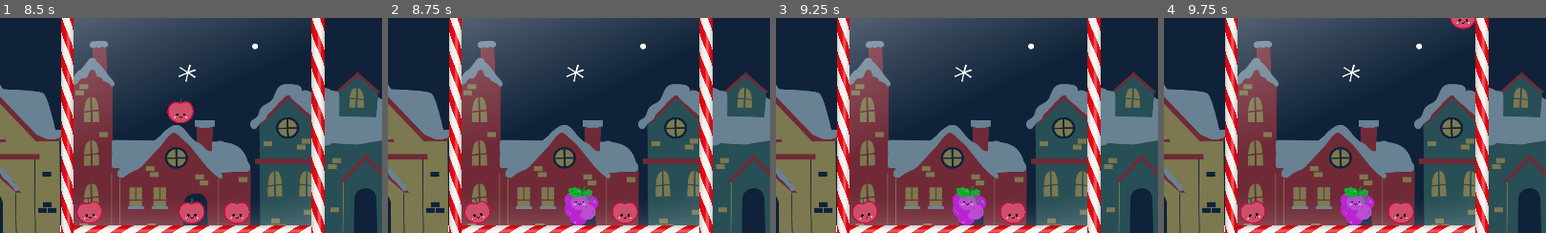
Above: before the commit, frames 1-4 (left to right).
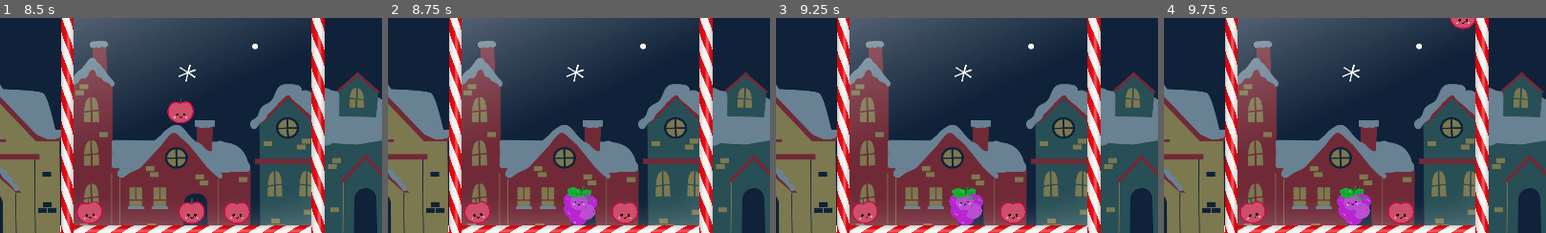
Above: after the commit, the same moments.

Repository: JackFromSchool/SuikaGameBetterEdition
Game: Godot game, scene res://scenes/main.tscn
The game is run twice, just before and just after one commit, with the same random seed, the same clock (stepped at 60 frames per second) and the same inputs.
Inputs:
- Up to frame 1 (8.5 s): click "START" at 0.5 s; tap Enter at 1.25, 2.75 s; hold Right (right) 1.28-2.03 s; hold Down (drop) 1.28-2.03 s; tap Space at 2, 3.5 s; hold Left (left) 2.03-2.78 s; tap Down (drop) every 1.5 s from 2.1 to 8.1 s; hold Down (drop) 2.78-3.53 s; hold Right (right) 2.78-4.28 s; hold Down (drop) 4.28-5.03 s; hold Left (left) 4.28-6.53 s; hold Down (drop) 5.78-6.53 s; hold Right (right) from 6.53 s (still down); hold Down (drop) 7.28-8.03 s
- Up to frame 2 (8.75 s): keep holding Right (right)
- Up to frame 3 (9.25 s): release Right (right) at 8.78 s; hold Left (left) from 8.78 s (still down); hold Down (drop) from 8.78 s (still down)
- Up to frame 4 (9.75 s): keep holding Left (left); release Down (drop) at 9.53 s; tap Down (drop) at 9.6 s
The pictures show only the part of the screen within x 20-70%, y 42-92%; the shares and areas given below are measured in that part.

Frame 1 is identical in both runs. In frame 2, 0.2% of the frame differs, in the area x 46-55%, y 78-97%; in frame 3, 0.5%; in frame 4, 0.5%, in the area x 45-55%, y 77-97%.

Commit message:
almost final

Diff:
--- a/scenes/fruits/apple(4).tscn
+++ b/scenes/fruits/apple(4).tscn
@@ -1,11 +1,8 @@
-[gd_scene load_steps=5 format=3 uid="uid://b3fsm42nojkpi"]
+[gd_scene load_steps=4 format=3 uid="uid://b3fsm42nojkpi"]
 
 [ext_resource type="Script" path="res://scripts/ball.gd" id="1_tdg3j"]
 [ext_resource type="Texture2D" uid="uid://d1dncfjh8bv0k" path="res://assets/fruits/4.png" id="2_43k04"]
 [ext_resource type="PackedScene" uid="uid://bokqje1j7blkh" path="res://scenes/fruits/pear(5).tscn" id="2_qpnks"]
-
-[sub_resource type="CircleShape2D" id="CircleShape2D_labvx"]
-radius = 27.0046
 
 [node name="Fruit" type="RigidBody2D" groups=["SpawnedFruit"]]
 max_contacts_reported = 10
@@ -13,14 +10,13 @@
 script = ExtResource("1_tdg3j")
 FruitScene = ExtResource("2_qpnks")
 
-[node name="CollisionShape2D" type="CollisionShape2D" parent="."]
-position = Vector2(1, 0)
-scale = Vector2(4, 4)
-shape = SubResource("CircleShape2D_labvx")
-
 [node name="Sprite2D" type="Sprite2D" parent="." groups=["SpawnedFruit"]]
 position = Vector2(0, -7)
 scale = Vector2(0.432187, 0.441687)
 texture = ExtResource("2_43k04")
 
+[node name="CollisionPolygon2D" type="CollisionPolygon2D" parent="."]
+position = Vector2(76, -74)
+polygon = PackedVector2Array(17, -18, -28, -29, -63, -21, -77, -38, -89, -36, -78, 5, -148, 12, -169, 37, -172, 103, -130, 162, -110, 172, -78, 164, -41, 170, 13, 133, 31, 84, 26, 44, 9, 20)
+
 [connection signal="body_entered" from="." to="." method="_on_body_entered"]
--- a/scenes/fruits/cantelope(8).tscn
+++ b/scenes/fruits/cantelope(8).tscn
@@ -1,24 +1,20 @@
-[gd_scene load_steps=4 format=3 uid="uid://bdby85wgyfvws"]
+[gd_scene load_steps=3 format=3 uid="uid://bdby85wgyfvws"]
 
 [ext_resource type="Script" path="res://scripts/ball.gd" id="1_ie8hl"]
 [ext_resource type="Texture2D" uid="uid://87afh608psg2" path="res://assets/fruits/8.png" id="2_puuwj"]
-
-[sub_resource type="CircleShape2D" id="CircleShape2D_labvx"]
-radius = 20.2502
 
 [node name="Fruit" type="RigidBody2D" groups=["SpawnedFruit"]]
 max_contacts_reported = 10
 contact_monitor = true
 script = ExtResource("1_ie8hl")
 
-[node name="CollisionShape2D" type="CollisionShape2D" parent="."]
-position = Vector2(0, 3)
-scale = Vector2(12, 12)
-shape = SubResource("CircleShape2D_labvx")
-
 [node name="Sprite2D" type="Sprite2D" parent="." groups=["SpawnedFruit"]]
 position = Vector2(4, -24)
 scale = Vector2(1.0205, 1.0385)
 texture = ExtResource("2_puuwj")
 
+[node name="CollisionPolygon2D" type="CollisionPolygon2D" parent="."]
+position = Vector2(-125, -265)
+polygon = PackedVector2Array(12, -1, 18, 5, 53, 38, 115, 58, 172, 51, 225, 18, 259, -18, 274, -10, 276, 16, 271, 29, 231, 65, 206, 75, 283, 122, 334, 194, 352, 251, 352, 315, 327, 380, 301, 416, 260, 454, 173, 493, 131, 494, 75, 485, 21, 468, -29, 431, -64, 388, -86, 332, -93, 254, -70, 173, -33, 126, 58, 74, 14, 54, -12, 20, -3, -2)
+
 [connection signal="body_entered" from="." to="." method="_on_body_entered"]
--- a/scenes/fruits/grapes(2).tscn
+++ b/scenes/fruits/grapes(2).tscn
@@ -1,11 +1,8 @@
-[gd_scene load_steps=5 format=3 uid="uid://dyfpoohh7weai"]
+[gd_scene load_steps=4 format=3 uid="uid://dyfpoohh7weai"]
 
 [ext_resource type="Script" path="res://scripts/ball.gd" id="1_82w08"]
 [ext_resource type="PackedScene" uid="uid://vouq1pjdwihp" path="res://scenes/fruits/orange(3).tscn" id="2_vy2d7"]
 [ext_resource type="Texture2D" uid="uid://c1tshs1utthvi" path="res://assets/fruits/2.png" id="3_hrshy"]
-
-[sub_resource type="CircleShape2D" id="CircleShape2D_labvx"]
-radius = 24.0208
 
 [node name="Fruit" type="RigidBody2D" groups=["SpawnedFruit"]]
 max_contacts_reported = 10
@@ -13,13 +10,13 @@
 script = ExtResource("1_82w08")
 FruitScene = ExtResource("2_vy2d7")
 
-[node name="CollisionShape2D" type="CollisionShape2D" parent="."]
-scale = Vector2(2, 2)
-shape = SubResource("CircleShape2D_labvx")
-
 [node name="Sprite2D" type="Sprite2D" parent="." groups=["SpawnedFruit"]]
 position = Vector2(6, 1)
 scale = Vector2(0.227, 0.209)
 texture = ExtResource("3_hrshy")
 
+[node name="CollisionPolygon2D" type="CollisionPolygon2D" parent="."]
+position = Vector2(-2, 43)
+polygon = PackedVector2Array(10, 4, 22, -9, 35, -13, 35, -13, 40, -17, 43, -22, 44, -28, 43, -33, 43, -36, 49, -43, 50, -51, 46, -62, 42, -65, 34, -70, 36, -74, 36, -76, 36, -79, 35, -82, 28, -84, 26, -86, 18, -83, 15, -83, 19, -90, 18, -93, 13, -89, 9, -80, 4, -87, 1, -87, -11, -92, -13, -90, -25, -87, -22, -77, -26, -74, -32, -68, -34, -60, -34, -54, -31, -47, -34, -41, -34, -32, -31, -23, -21, -15, -17, -3, -10, 2, -6, 4, 1, 5, 6, 5)
+
 [connection signal="body_entered" from="." to="." method="_on_body_entered"]
--- a/scenes/fruits/pear(5).tscn
+++ b/scenes/fruits/pear(5).tscn
@@ -1,11 +1,8 @@
-[gd_scene load_steps=5 format=3 uid="uid://bokqje1j7blkh"]
+[gd_scene load_steps=4 format=3 uid="uid://bokqje1j7blkh"]
 
 [ext_resource type="Script" path="res://scripts/ball.gd" id="1_12fgy"]
 [ext_resource type="PackedScene" uid="uid://hs1u14bcub8l" path="res://scenes/fruits/peach(6).tscn" id="2_8vofk"]
 [ext_resource type="Texture2D" uid="uid://dfxmjdl3amq68" path="res://assets/fruits/5.png" id="2_thfnk"]
-
-[sub_resource type="CircleShape2D" id="CircleShape2D_labvx"]
-radius = 31.0004
 
 [node name="Fruit" type="RigidBody2D" groups=["SpawnedFruit"]]
 max_contacts_reported = 10
@@ -13,14 +10,13 @@
 script = ExtResource("1_12fgy")
 FruitScene = ExtResource("2_8vofk")
 
-[node name="CollisionShape2D" type="CollisionShape2D" parent="."]
-position = Vector2(-1, -1)
-scale = Vector2(4, 6)
-shape = SubResource("CircleShape2D_labvx")
-
 [node name="Sprite2D" type="Sprite2D" parent="." groups=["SpawnedFruit"]]
 position = Vector2(-6, -23)
 scale = Vector2(0.7315, 0.7755)
 texture = ExtResource("2_thfnk")
 
+[node name="CollisionPolygon2D" type="CollisionPolygon2D" parent="."]
+position = Vector2(1, 166)
+polygon = PackedVector2Array(15, 2, 63, -6, 95, -38, 119, -86, 111, -134, 79, -198, 55, -270, 15, -302, 39, -358, -1, -358, -1, -334, -81, -390, -129, -374, -129, -334, -97, -294, -49, -286, -73, -222, -97, -158, -105, -102, -89, -46, -65, -14)
+
 [connection signal="body_entered" from="." to="." method="_on_body_entered"]
--- a/scenes/fruits/pineapple(7).tscn
+++ b/scenes/fruits/pineapple(7).tscn
@@ -1,12 +1,8 @@
-[gd_scene load_steps=5 format=3 uid="uid://b1mk4en5s42k8"]
+[gd_scene load_steps=4 format=3 uid="uid://b1mk4en5s42k8"]
 
 [ext_resource type="Script" path="res://scripts/ball.gd" id="1_17iky"]
 [ext_resource type="PackedScene" uid="uid://bdby85wgyfvws" path="res://scenes/fruits/cantelope(8).tscn" id="2_dbxmu"]
 [ext_resource type="Texture2D" uid="uid://drtkask3tu8ea" path="res://assets/fruits/7.png" id="2_sysdp"]
-
-[sub_resource type="CapsuleShape2D" id="CapsuleShape2D_uq2gc"]
-radius = 20.8
-height = 57.8667
 
 [node name="Fruit" type="RigidBody2D" groups=["SpawnedFruit"]]
 max_contacts_reported = 10
@@ -14,14 +10,13 @@
 script = ExtResource("1_17iky")
 FruitScene = ExtResource("2_dbxmu")
 
-[node name="CollisionShape2D" type="CollisionShape2D" parent="."]
-position = Vector2(3.8147e-06, -2)
-scale = Vector2(15, 15)
-shape = SubResource("CapsuleShape2D_uq2gc")
-
 [node name="Sprite2D" type="Sprite2D" parent="." groups=["SpawnedFruit"]]
 position = Vector2(2, -79)
 scale = Vector2(1.60888, 1.91356)
 texture = ExtResource("2_sysdp")
 
+[node name="CollisionPolygon2D" type="CollisionPolygon2D" parent="."]
+position = Vector2(0, 398)
+polygon = PackedVector2Array(16, -2, 133, -16, 228, -78, 265, -164, 288, -338, 275, -477, 233, -598, 148, -680, 188, -710, 185, -734, 132, -737, 157, -817, 59, -785, 30, -912, -71, -793, -152, -809, -139, -742, -198, -705, -131, -682, -240, -549, -278, -383, -277, -238, -246, -95, -167, -27, -4, -2)
+
 [connection signal="body_entered" from="." to="." method="_on_body_entered"]
--- a/scenes/fruits/watermelon(9).tscn
+++ b/scenes/fruits/watermelon(9).tscn
@@ -12,6 +12,7 @@
 script = ExtResource("1_mji8u")
 
 [node name="CollisionShape2D" type="CollisionShape2D" parent="."]
+position = Vector2(6, 41)
 scale = Vector2(15, 15)
 shape = SubResource("CircleShape2D_labvx")
 
@@ -20,4 +21,6 @@
 scale = Vector2(1.465, 1.4225)
 texture = ExtResource("2_polw5")
 
+[node name="CollisionPolygon2D" type="CollisionPolygon2D" parent="."]
+
 [connection signal="body_entered" from="." to="." method="_on_body_entered"]
